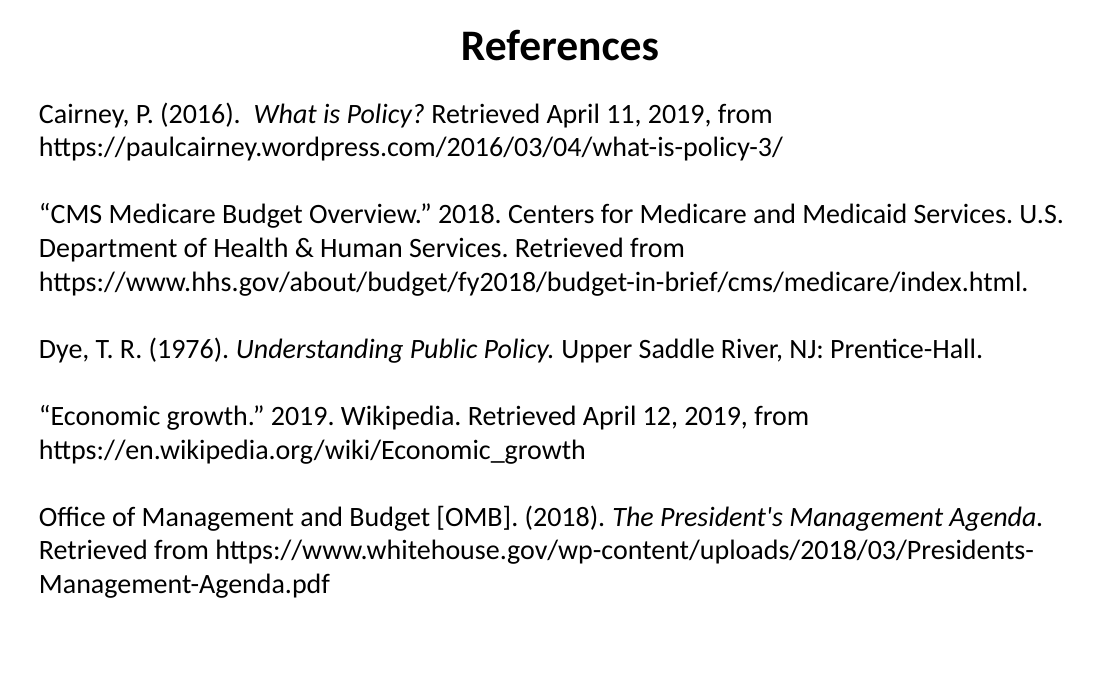
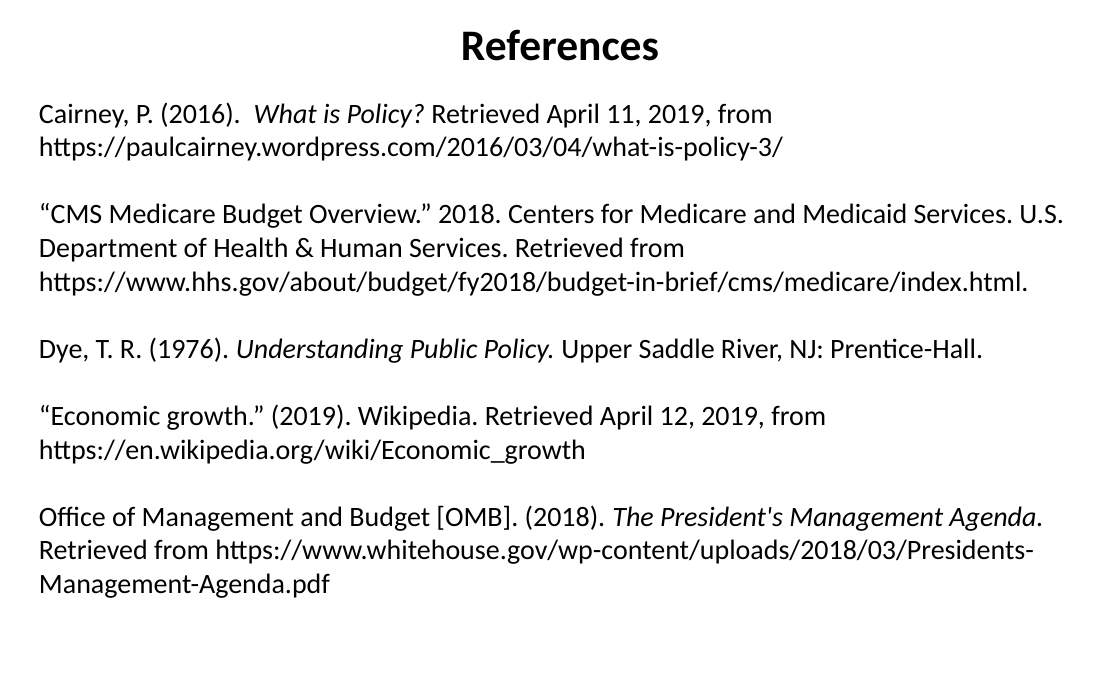
Before and after one commit to SLU-Courses-Townes/SOC5600, a slide deck: slide 41 of FinalProject/Presentation/Townes_SOC5600_FinalProject_Presentation.pptx. Drawn at 1120x700 pixels with LibreOffice and Linux fonts; fonts in the diff are those of the drawing. Boxes give left, top, right and bottom in pixels: in the first picture for what was removed or moved away, otherwise in the second. Text is boxed around its words. In the diff, an @@ line names an element or a change of style, - is before the commit and + after.

```diff
--- a/FinalProject/Presentation/Townes_SOC5600_FinalProject_Presentation.pptx
+++ b/FinalProject/Presentation/Townes_SOC5600_FinalProject_Presentation.pptx
@@ text at [39, 404, 826, 464]: text changed @@
-“Economic growth.” 2019. Wikipedia. Retrieved April 12, 2019, from https://en.wikipedia.org/wiki/Economic_growth
+“Economic growth.” (2019). Wikipedia. Retrieved April 12, 2019, from https://en.wikipedia.org/wiki/Economic_growth
```
Also in this commit, not shown: 8 other slides changed, 1 slide added, 1 slide removed.
